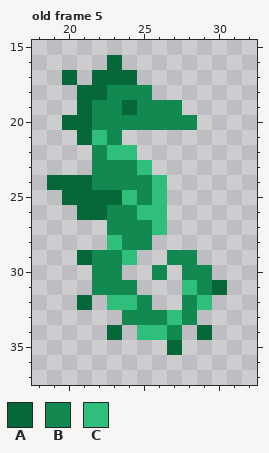
Pixel-art file -- assets/Scenery Animals.aseprite. The first picture shows the starting point.
48x48 pixels, 9 frames. Shown: old frame 5: x 18..32, y 15..37. The commit also changed other frames, which this record leaves out.
Palette (. is transparent): A #066839  B #128950  C #30bf7b
Pixels before, old frame 5, first column x 19:
16 ....A.......
17 .A.AAA......
18 ..AABBB.....
19 ..ABBABBB...
20 .AABBBBBBB..
21 ..ACB.......
22 ...BCC......
23 ...BBBC.....
24 AAABBBBC....
25 .AAAACBC....
26 ..AABBCC....
27 ....BBBC....
28 ....CBB.....
29 ..ABBC..BB..
30 ...BB..B.BB.
31 ...BBB...CBA
32 ..A.CCB..BC.
33 .....BBBCB..
34 ....A.CCB.A.
35 ........A...
And afterwards:
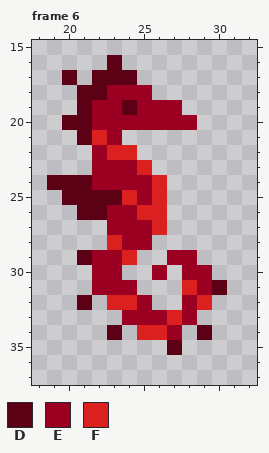
Colours new in this view: D #5b0015  E #9b0023  F #db2020
A new or re-ordered frame is compared with the old frame closest to it.
Message: variações de peixes e cavalos marinhos. Variações de animais marinhos.
The edit:
frames 9 -> 13
Changed rows in their new state; - is an unchanged pixel.
Frame 6 is new; against old frame 5:
first column x 19:
16 ----D-------
17 -D-DDD------
18 --DDEEE-----
19 --DEEDEEE---
20 -DDEEEEEEE--
21 --DFE-------
22 ---EFF------
23 ---EEEF-----
24 DDDEEEEF----
25 -DDDDFEF----
26 --DDEEFF----
27 ----EEEF----
28 ----FEE-----
29 --DEEF--EE--
30 ---EE--E-EE-
31 ---EEE---FED
32 --D-FFE--EF-
33 -----EEEFE--
34 ----D-FFE-D-
35 --------D---
Boxes around the changes in both pictures, in picture pixels (x1, y1, x2, y2):
changed: (47, 55, 227, 355)
